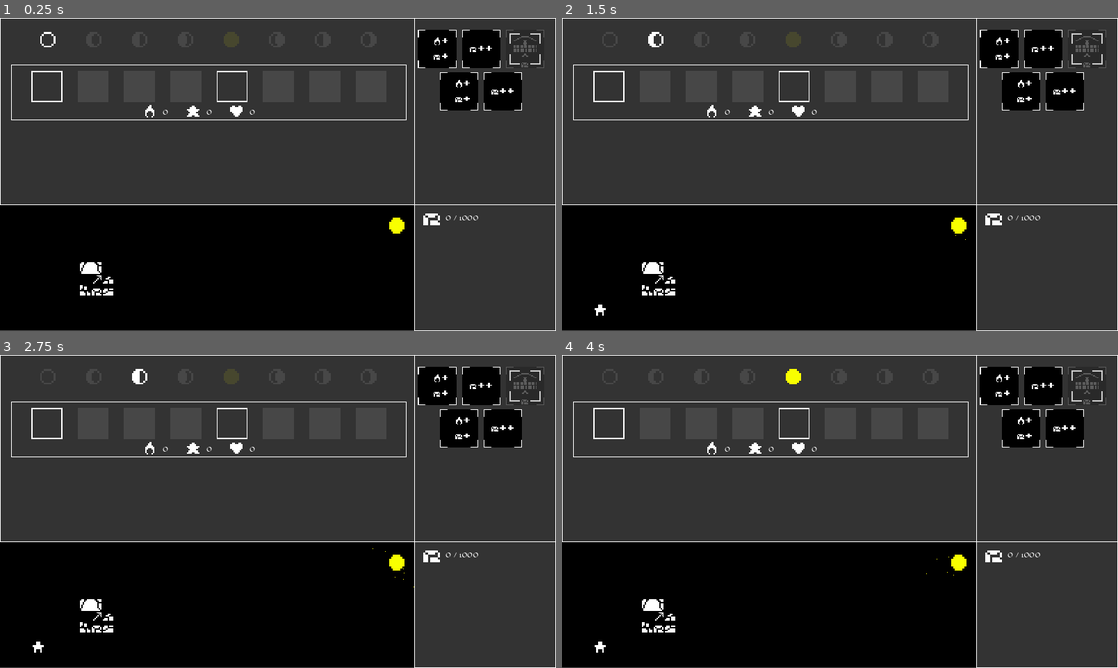
Above: before the commit, frames 1-4 (two rows, left to right).
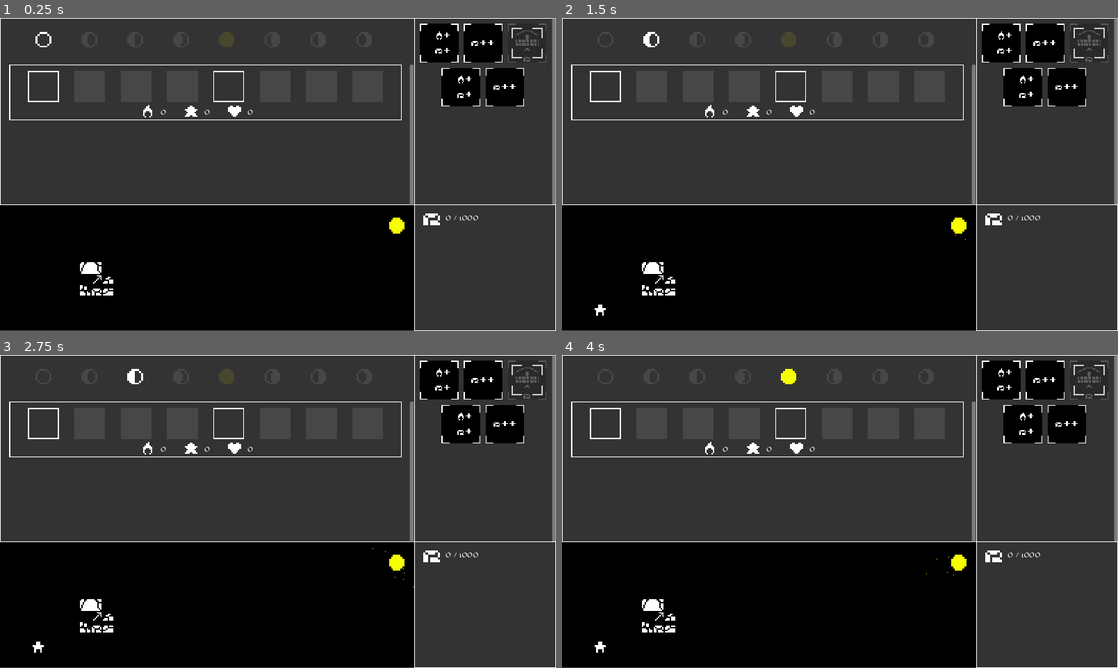
Above: after the commit, the same moments.

Repository: BoscoPubVoi/IdleSpel
Game: Godot game, scene res://main.tscn
Same seed, same stepped clock (60 frames per second), same inputs: the game is played once before the commit and once after it.
Inputs:
- Up to frame 1 (0.25 s): no input
- Up to frame 2 (1.5 s): tap Enter at 0.5 s; tap Space at 1.25 s
- Up to frame 3 (2.75 s): no input
- Up to frame 4 (4 s): tap Enter at 2.75 s; tap Space at 3.5 s

The runs differ from the first frame. In frame 1, 3.1% of the frame differs, in the area x 1-100%, y 0-60%; in frame 2, 3.1%; in frame 3, 3.1%; in frame 4, 3.1%.

Commit message:
Change some margins

Diff:
--- a/actor_panel.tscn
+++ b/actor_panel.tscn
@@ -23,9 +23,9 @@
 offset_bottom = -36.0
 grow_horizontal = 2
 grow_vertical = 2
-theme_override_constants/margin_left = 32
+theme_override_constants/margin_left = 80
 theme_override_constants/margin_top = 64
-theme_override_constants/margin_right = 32
+theme_override_constants/margin_right = 80
 theme_override_constants/margin_bottom = 16
 
 [node name="HBox" type="HBoxContainer" parent="Margin"]
--- a/main.tscn
+++ b/main.tscn
@@ -308,9 +308,9 @@
 
 [node name="MoonCycleContainer" type="HBoxContainer" parent="AllActorsPanel"]
 layout_mode = 0
-offset_left = 56.0
+offset_left = 47.0
 offset_top = 29.0
-offset_right = 808.0
+offset_right = 799.0
 offset_bottom = 61.0
 theme_override_constants/separation = 63
 alignment = 1
@@ -354,20 +354,23 @@
 anchors_preset = 15
 anchor_right = 1.0
 anchor_bottom = 1.0
+offset_left = -25.0
+offset_right = 25.0
 grow_horizontal = 2
 grow_vertical = 2
-theme_override_constants/margin_left = 48
+theme_override_constants/margin_left = 0
 theme_override_constants/margin_top = 96
-theme_override_constants/margin_right = 324
+theme_override_constants/margin_right = 320
 
 [node name="ScrollContainer" type="ScrollContainer" parent="AllActorsPanel/MarginContainer"]
-custom_minimum_size = Vector2(830, 0)
+custom_minimum_size = Vector2(838, 0)
 layout_direction = 1
 layout_mode = 2
 size_flags_horizontal = 8
+vertical_scroll_mode = 2
 
 [node name="VBoxContainer" type="VBoxContainer" parent="AllActorsPanel/MarginContainer/ScrollContainer"]
-custom_minimum_size = Vector2(820, 0)
+custom_minimum_size = Vector2(814, 0)
 layout_direction = 1
 layout_mode = 2
 theme_override_constants/separation = 16
@@ -408,15 +411,16 @@
 anchor_bottom = 1.0
 grow_horizontal = 2
 grow_vertical = 2
+vertical_scroll_mode = 2
 
 [node name="Margin" type="MarginContainer" parent="ActionsPanel/ScrollContainer"]
 layout_mode = 2
 size_flags_horizontal = 3
 size_flags_vertical = 3
 mouse_filter = 2
-theme_override_constants/margin_left = 16
-theme_override_constants/margin_top = 32
-theme_override_constants/margin_right = 32
+theme_override_constants/margin_left = 20
+theme_override_constants/margin_top = 20
+theme_override_constants/margin_right = 20
 theme_override_constants/margin_bottom = 32
 
 [node name="WholeActionContainer" type="VBoxContainer" parent="ActionsPanel/ScrollContainer/Margin"]
@@ -427,7 +431,7 @@
 [node name="BaseActions" type="VBoxContainer" parent="ActionsPanel/ScrollContainer/Margin/WholeActionContainer"]
 layout_mode = 2
 mouse_filter = 2
-theme_override_constants/separation = 24
+theme_override_constants/separation = 27
 
 [node name="BA1" type="HBoxContainer" parent="ActionsPanel/ScrollContainer/Margin/WholeActionContainer/BaseActions"]
 layout_mode = 2
@@ -829,9 +833,9 @@
 visible = false
 layout_mode = 0
 offset_left = 168.0
-offset_top = 104.0
+offset_top = 152.0
 offset_right = 208.0
-offset_bottom = 144.0
+offset_bottom = 192.0
 tooltip_text = "Love"
 texture = ExtResource("26_5eomv")
 
Not shown: 1 places in visualiser_panel.tscn that only renumber resources
